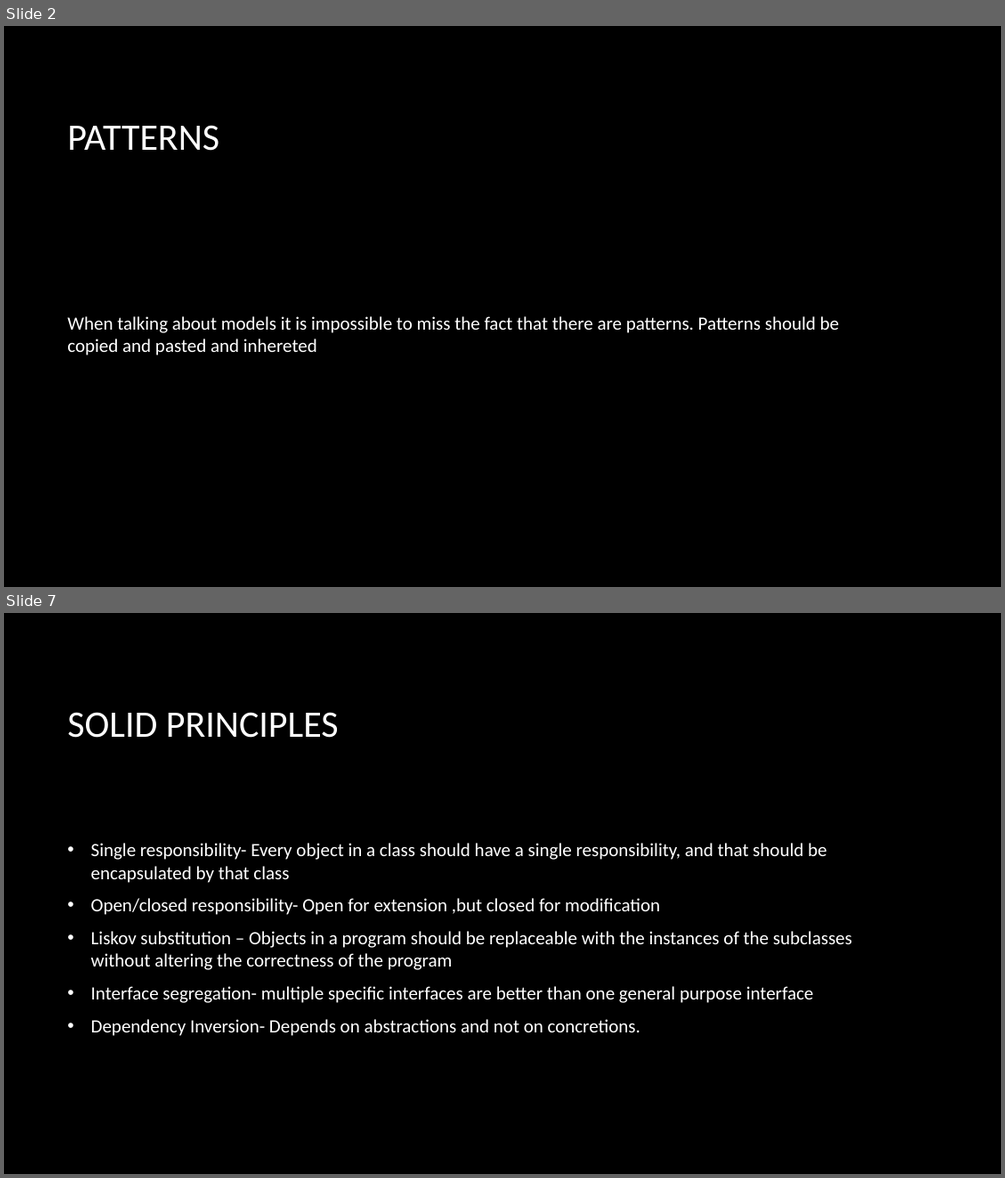
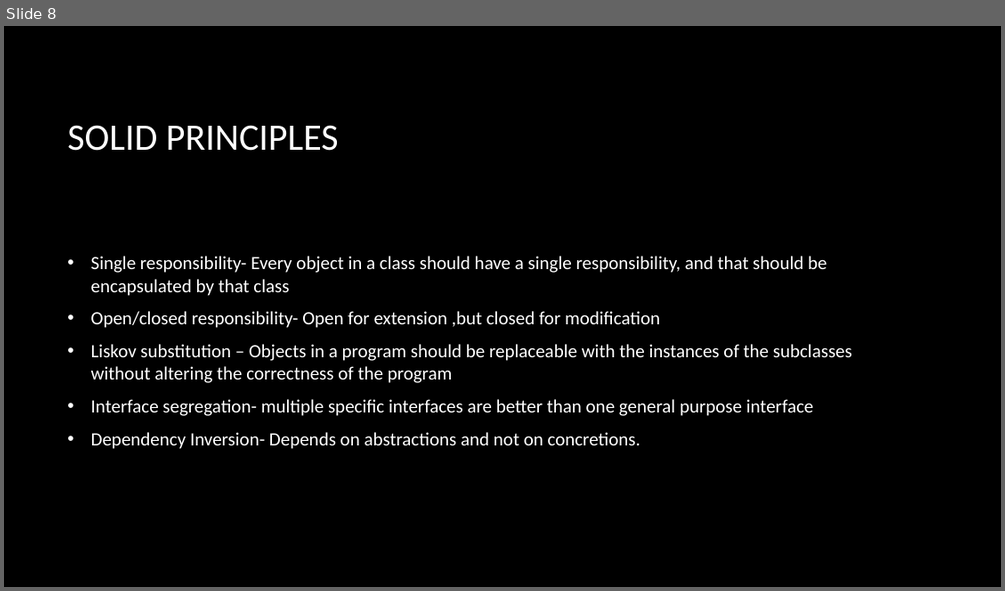
Before and after one commit to KBarros2014/TEAMB, a slide deck: site/documents/Final Presentation/final presentation.pptx. Shown one above the other, each under a label of ours: slides 2 and 7 before the commit, slide 8 after it; the slides between them are not shown. The pictures are 1005x1178 and 1005x591 pixels, drawn with LibreOffice and Linux fonts; fonts in the diff are those of the drawing; background and template pictures are left out. Boxes give left, top, right and bottom in pixels: in the first picture for what was removed or moved away, otherwise in the second. Text is boxed around its words. In the diff, an @@ line names an element or a change of style, - is before the commit and + after.

```diff
--- a/site/documents/Final Presentation/final presentation.pptx
+++ b/site/documents/Final Presentation/final presentation.pptx
@@ slide 2 removed at (x1=4, y1=26, x2=1001, y2=587), background picture (left out) @@
@@ title removed at (x1=67, y1=125, x2=219, y2=151) @@
-PATTERNS
@@ text removed at (x1=67, y1=316, x2=839, y2=355) @@
-When talking about models it is impossible to miss the fact that there are patterns. Patterns should be copied and pasted and inhereted
@@ what was slide 7 is now slide 8 @@
```
Also in this commit, not shown: 2 slides changed, 6 slides added, 4 other slides removed.
